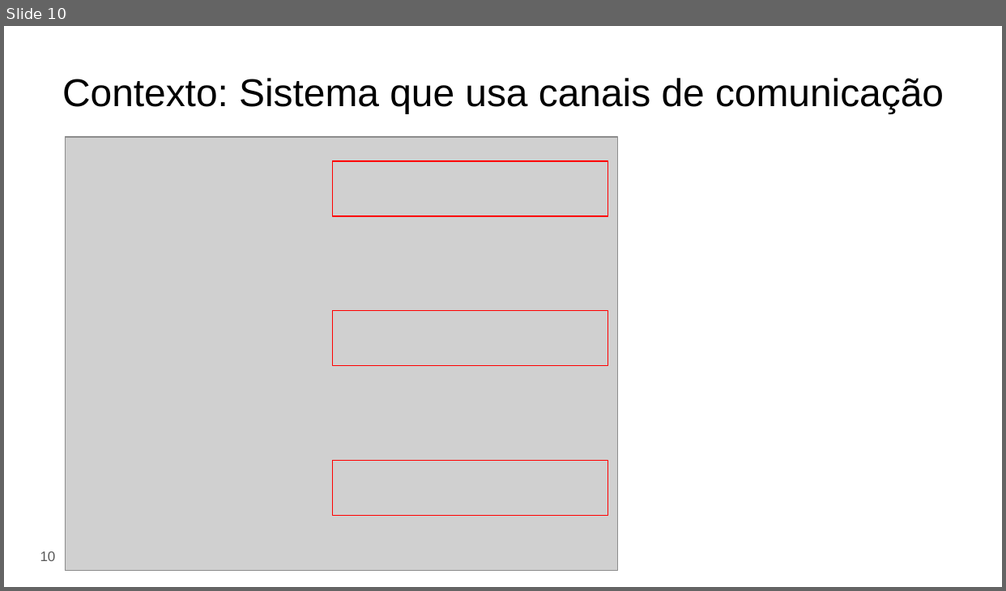
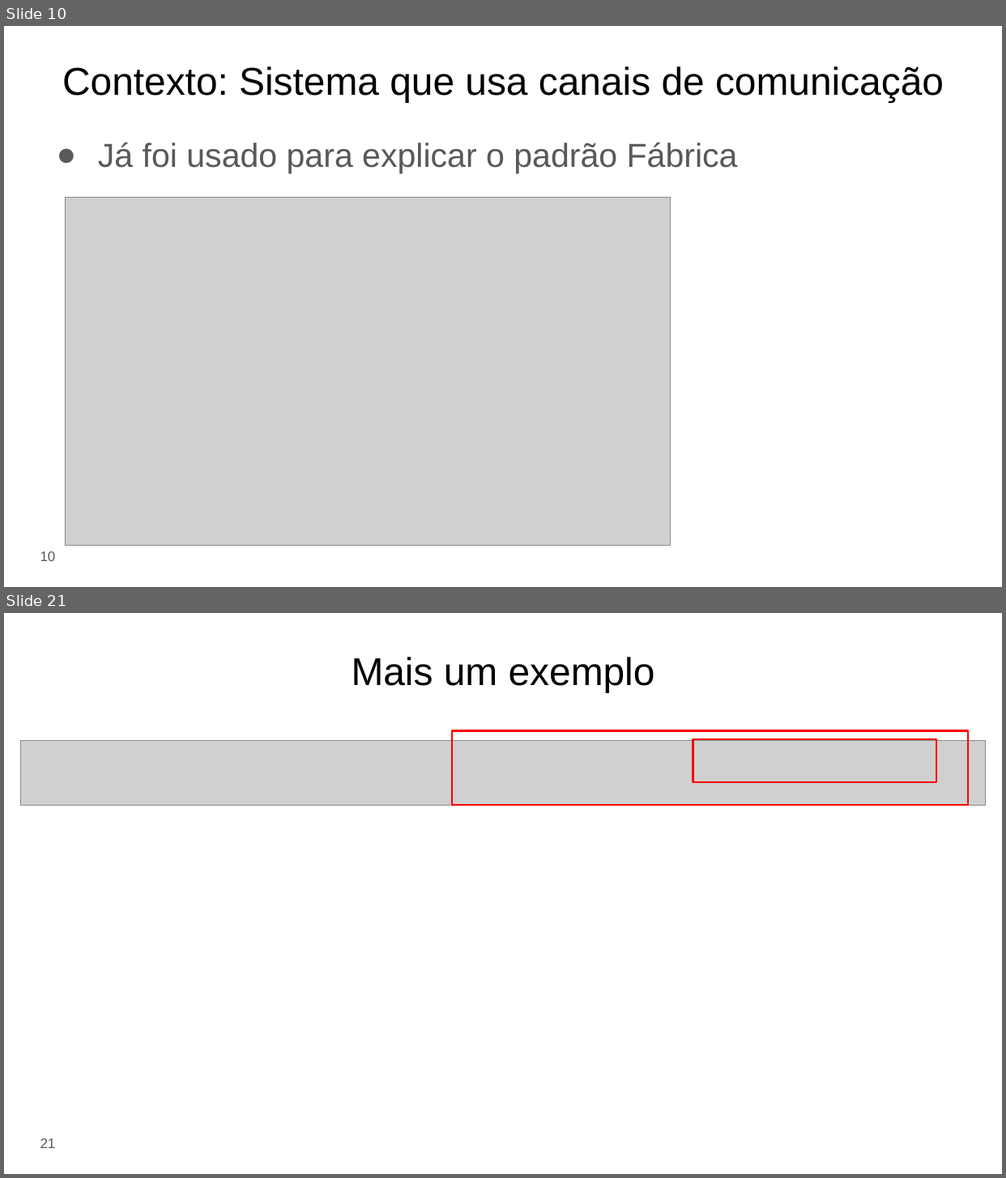
Before and after one commit to eduardocunha11/firstblog, a slide deck: aulas/gsi526/aula17-padroes-de-projeto.pptx. Shown one above the other, each under a label of ours: slide 10 before the commit, slides 10 and 21 after it; the slides between them are not shown. The pictures are 1006x591 and 1006x1178 pixels, drawn with LibreOffice and Linux fonts; fonts in the diff are those of the drawing; grey boxes stand for pictures. Boxes give left, top, right and bottom in pixels: in the first picture for what was removed or moved away, otherwise in the second. Text is boxed around its words. In the diff, an @@ line names an element or a change of style, - is before the commit and + after.

```diff
--- a/aulas/gsi526/aula17-padroes-de-projeto.pptx
+++ b/aulas/gsi526/aula17-padroes-de-projeto.pptx
@@ slide 21 added at bbox=[4, 613, 1002, 1174], background #FFFFFF @@
@@ title added at bbox=[351, 657, 655, 692], 28 pt, text #000000 @@
+Mais um exemplo
@@ rectangle added at bbox=[452, 730, 968, 805], outline #FF0000 1.5 pt @@
@@ picture added at bbox=[21, 741, 986, 806] @@
@@ rectangle added at bbox=[692, 739, 936, 782], outline #FF0000 1.5 pt @@
@@ page number added at bbox=[40, 1139, 56, 1148], 10 pt, text #595959 @@
+21
@@ slide 10 changed as well @@
@@ title "Contexto: Sistema que usa canais ...": place and size @@
-title "Contexto: Sistema que usa canais ..." at bbox=[62, 78, 944, 113]
+title "Contexto: Sistema que usa canais ..." at bbox=[62, 66, 944, 102]
@@ text added at bbox=[98, 142, 738, 173], 24 pt, text #595959 @@
+● Já foi usado para explicar o padrão Fábrica
@@ rectangle removed at bbox=[332, 162, 607, 216] @@
@@ picture: place and size @@
-picture at bbox=[66, 137, 619, 571]
+picture at bbox=[66, 197, 671, 545]
@@ rectangle removed at bbox=[332, 311, 607, 366] @@
@@ rectangle removed at bbox=[332, 461, 607, 516] @@
```
Also in this commit, not shown: 4 other slides changed, 46 other slides added, 37 slides removed, 34 other files.
